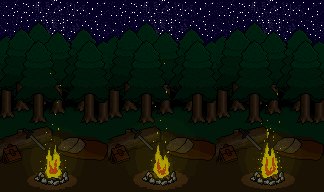
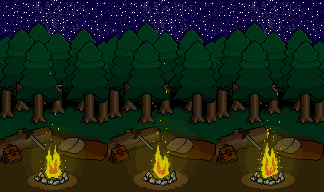
Before/after of a 324px x 192px layered artwork. What changed in the layer stack:
pixels changed over [0, 0, 324, 192] (layer not identified)
